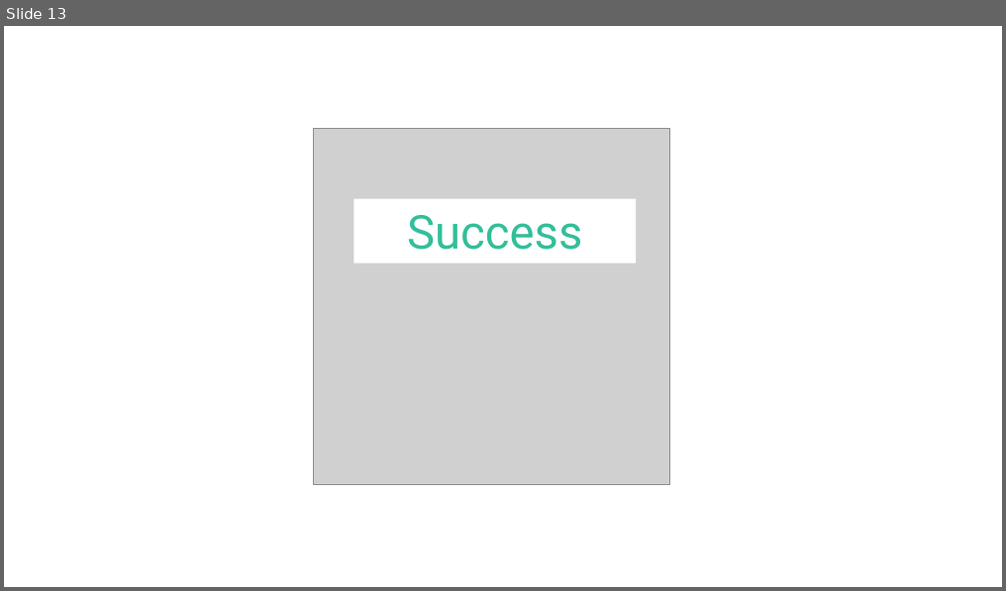
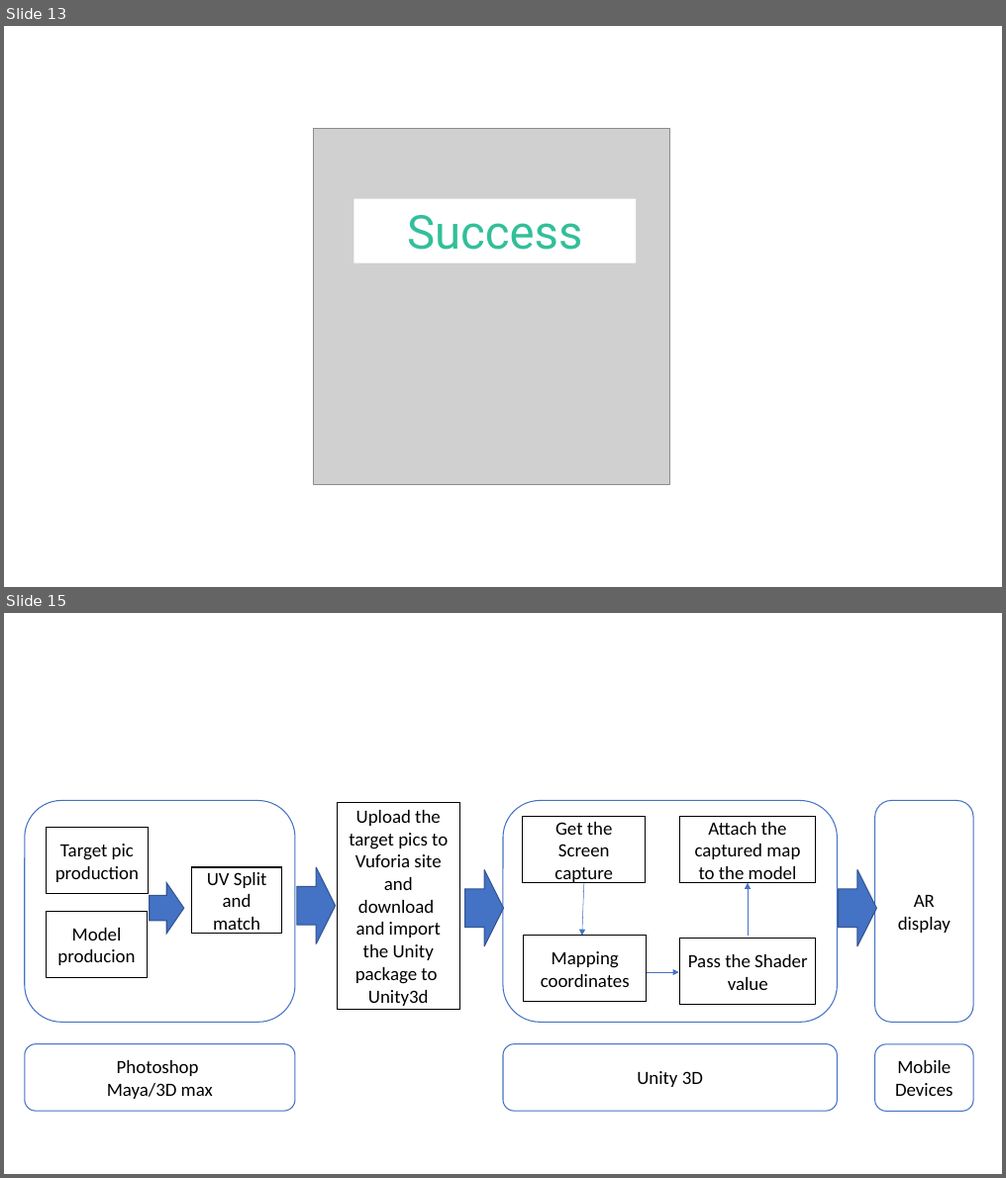
Before and after one commit to duanxiaoyun/ppaperssss, a slide deck: bi_ye_lun_wen/cao gao/temp files.pptx. Shown one above the other, each under a label of ours: slide 13 before the commit, slides 13 and 15 after it; the slides between them are not shown. The pictures are 1006x591 and 1006x1178 pixels, drawn with LibreOffice and Linux fonts; fonts in the diff are those of the drawing; grey boxes stand for pictures. Boxes give left, top, right and bottom in pixels: in the first picture for what was removed or moved away, otherwise in the second. Text is boxed around its words. In the diff, an @@ line names an element or a change of style, - is before the commit and + after.

```diff
--- a/bi_ye_lun_wen/cao gao/temp files.pptx
+++ b/bi_ye_lun_wen/cao gao/temp files.pptx
@@ slide 15 added at (x1=4, y1=613, x2=1002, y2=1174), background #FFFFFF @@
@@ rounded rectangle added at (x1=24, y1=801, x2=294, y2=1023), fill #FFFFFF, outline #4472C4 1 pt @@
@@ rectangle added at (x1=338, y1=802, x2=460, y2=1009), fill #FFFFFF, outline #000000 1 pt, 18 pt, text #000000 @@
+Upload the target pics to Vuforia site and download and import the Unity package to Unity3d
@@ rounded rectangle added at (x1=503, y1=801, x2=838, y2=1023), fill #FFFFFF, outline #4472C4 1 pt @@
@@ rectangle added at (x1=523, y1=817, x2=646, y2=882), fill #FFFFFF, outline #000000 1 pt, 18 pt, text #000000 @@
+Get the Screen capture
@@ rectangle added at (x1=680, y1=817, x2=816, y2=882), fill #FFFFFF, outline #000000 1 pt, 18 pt, text #000000 @@
+Attach the captured map to the model
@@ rounded rectangle added at (x1=875, y1=801, x2=973, y2=1023), fill #FFFFFF, outline #4472C4 1 pt, 18 pt, text #000000 @@
+AR display
@@ rectangle added at (x1=46, y1=828, x2=149, y2=894), fill #FFFFFF, outline #000000 1 pt, 18 pt, text #000000 @@
+Target pic production
@@ rectangle added at (x1=192, y1=867, x2=282, y2=934), fill #FFFFFF, outline #000000 1 pt, 18 pt, text #000000 @@
+UV Split and match
@@ right arrow added at (x1=297, y1=867, x2=335, y2=945), fill #4472C4, outline #325491 1 pt @@
@@ right arrow added at (x1=465, y1=869, x2=503, y2=947), fill #4472C4, outline #325491 1 pt @@
@@ right arrow added at (x1=838, y1=869, x2=876, y2=947), fill #4472C4, outline #325491 1 pt @@
@@ right arrow added at (x1=150, y1=883, x2=183, y2=934), fill #4472C4, outline #325491 1 pt @@
@@ arrow added from (584, 883) to (582, 936), #4472C4 0.5 pt @@
@@ arrow added from (747, 936) to (747, 883), #4472C4 0.5 pt @@
@@ rectangle added at (x1=46, y1=912, x2=147, y2=977), fill #FFFFFF, outline #000000 1 pt, 18 pt, text #000000 @@
+Model producion
@@ rectangle added at (x1=524, y1=936, x2=647, y2=1001), fill #FFFFFF, outline #000000 1 pt, 18 pt, text #000000 @@
+Mapping coordinates
@@ rectangle added at (x1=680, y1=939, x2=816, y2=1004), fill #FFFFFF, outline #000000 1 pt, 18 pt, text #000000 @@
+Pass the Shader value
@@ arrow added from (642, 972) to (679, 972), #4472C4 0.5 pt @@
@@ rounded rectangle added at (x1=24, y1=1045, x2=294, y2=1111), fill #FFFFFF, outline #4472C4 1 pt, 18 pt, text #000000 @@
+Photoshop
+Maya/3D max
@@ rounded rectangle added at (x1=503, y1=1045, x2=838, y2=1111), fill #FFFFFF, outline #4472C4 1 pt, 18 pt, text #000000 @@
+Unity 3D
@@ rounded rectangle added at (x1=875, y1=1045, x2=973, y2=1112), fill #FFFFFF, outline #4472C4 1 pt, 18 pt, text #000000 @@
+Mobile Devices
```
Also in this commit, not shown: 2 other slides added, 3 other files.
